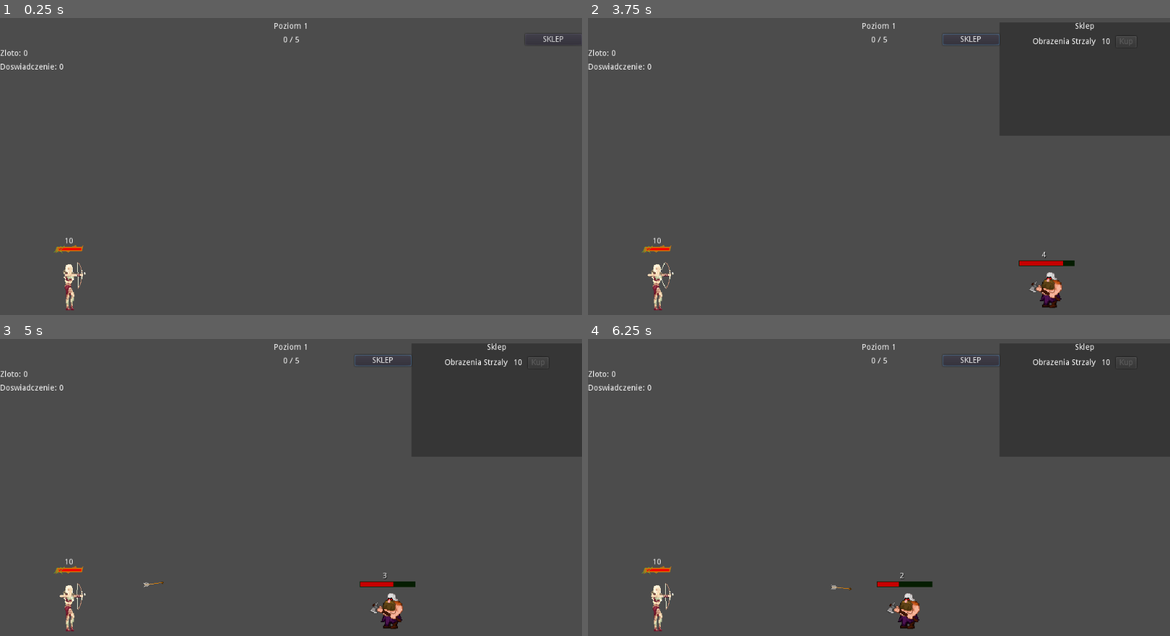
Above: before the commit, frames 1-4 (two rows, left to right).
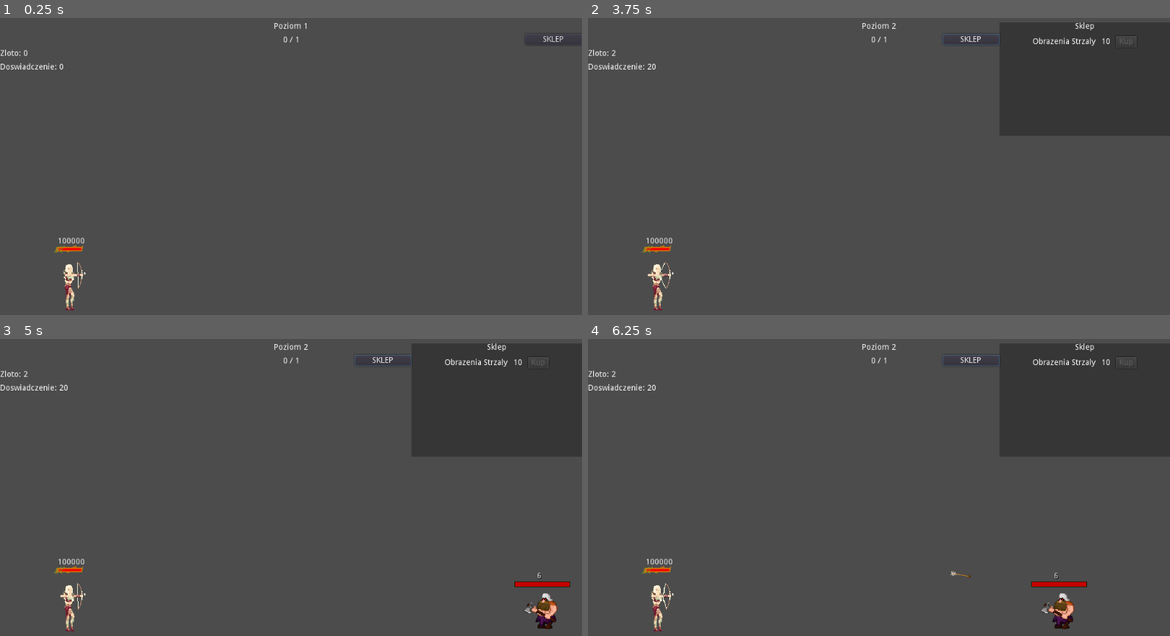
Above: after the commit, the same moments.

Repository: Flying-Octopus-Team/Asterielle
Game: Godot game, scene res://Scenes/World.tscn
The game is run twice, just before and just after one commit, with the same random seed, the same clock (stepped at 60 frames per second) and the same inputs.
Inputs (mouse positions are in pixels of both pictures, inside the frame that each line leads up to):
- Up to frame 1 (0.25 s): no input
- Up to frame 2 (3.75 s): click "SKLEP" at 0.5 s; click "SKLEP" at 1.25 s; click "SKLEP" at 2 s; move the mouse to (1007, 151) at 2.77 s; click (1007, 151) at 2.85 s; move the mouse to (762, 187) at 3.52 s; click (762, 187) at 3.6 s
- Up to frame 3 (5 s): move the mouse to (349, 416) at 4.27 s; click (349, 416) at 4.35 s
- Up to frame 4 (6.25 s): move the mouse to (849, 558) at 5.02 s; click (849, 558) at 5.1 s; move the mouse to (1053, 540) at 5.77 s; click (1053, 540) at 5.85 s

The runs differ from the first frame. In frame 1, less than 0.1% of the frame differs, in the area x 10-52%, y 6-77%; in frame 2, 0.7%; in frame 3, 1.2%; in frame 4, 1.3%, in the area x 4-86%, y 1-98%.

Commit message:
RayCasts refactorysation + fix bug with boss time

Diff:
--- a/Scenes/DwarvesSpawner.tscn
+++ b/Scenes/DwarvesSpawner.tscn
@@ -5,6 +5,7 @@
 [node name="DwarvesSpawner" type="Node2D"]
 script = ExtResource( 1 )
 dwarf_max_hp = 5.0
+boss_max_hp = 500.0
 
 [node name="FirstDwarfTimer" type="Timer" parent="."]
 one_shot = true
--- a/Scenes/Elf.tscn
+++ b/Scenes/Elf.tscn
@@ -15,7 +15,8 @@
 arrow_speed = 700.0
 arrow_gravity = 500.0
 next_arrow_wait_time = 1.0
-hp = 10.0
+arrow_damage = 22.38
+hp = 100000.0
 
 [node name="Sprite" type="Sprite" parent="."]
 position = Vector2( 0, -39 )
--- a/Scenes/World.tscn
+++ b/Scenes/World.tscn
@@ -22,7 +22,7 @@
 
 [node name="LevelManager" type="Node" parent="."]
 script = ExtResource( 3 )
-dwarves_per_level = 5
+dwarves_per_level = 1
 
 [node name="Elf" parent="." instance=ExtResource( 4 )]
 position = Vector2( 121.06, 544.182 )
--- a/Scripts/Boss.gd
+++ b/Scripts/Boss.gd
@@ -22,16 +22,17 @@
 	$HPBar/HP.value = hp
 	$HPBar/HPLabel.text = str(hp)
 
+func _process(delta):
+	timeToKillLabel.text = str("Do zabicia bossa pozostalo ", floor($TimeToKill.time_left), " sekund")
+
 func _physics_process(delta):
 	position += velocity * delta
 
-	if $ElfRayCast.get_collider():
+	if $ElfRayCast.is_colliding():
 		elf = $ElfRayCast.get_collider().get_parent()
 		velocity = Vector2.ZERO
 		$NextAttackTimer.start()
 		set_physics_process(false)
-
-	timeToKillLabel.text = str("Do zabicia bossa pozostalo ", floor($TimeToKill.time_left), " sekund")
 
 func on_arrow_hit(arrow):
 	arrow.queue_free()
--- a/Scripts/Dwarf.gd
+++ b/Scripts/Dwarf.gd
@@ -28,7 +28,7 @@
 func _physics_process(delta):
 	position += velocity * delta
 
-	if $ElfRayCast.get_collider():
+	if $ElfRayCast.is_colliding():
 		elf = $ElfRayCast.get_collider().get_parent()
 		velocity = Vector2.ZERO
 		$NextAttackTimer.start()
--- a/Scripts/Elf.gd
+++ b/Scripts/Elf.gd
@@ -29,7 +29,7 @@
 	if next_arrow_timer > 0:
 		return
 
-	if not $DwarfRayCast.get_collider():
+	if not $DwarfRayCast.is_colliding():
 		animation_player.stop()
 		return
 
